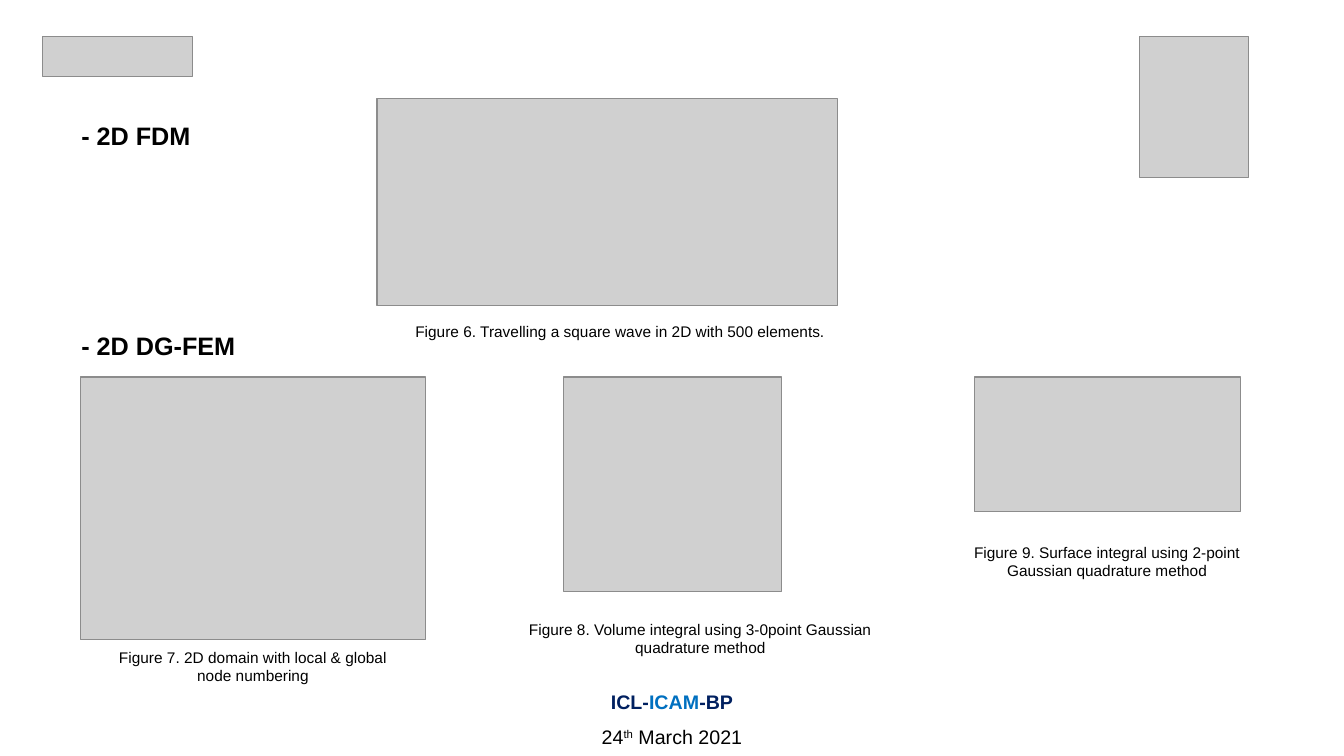
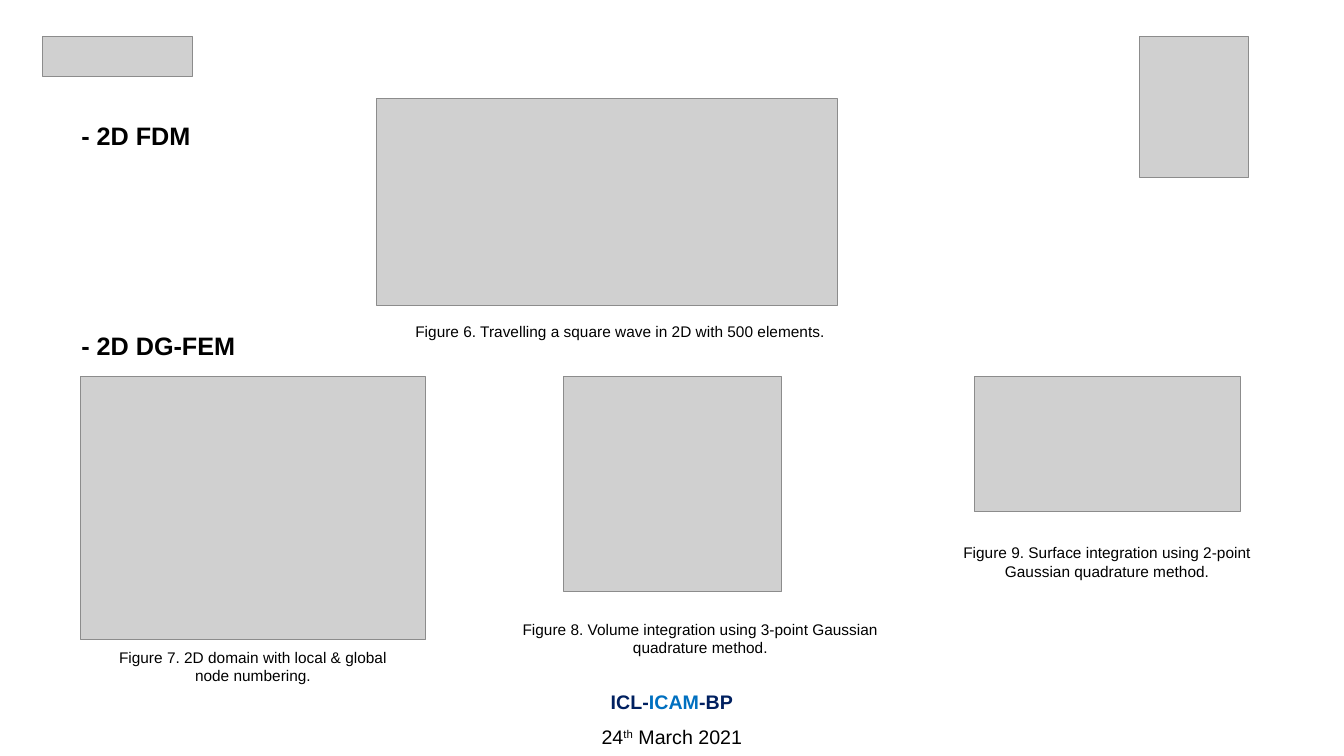
Before and after one commit to Amin-Nadimy/Wave-Equation, a slide deck: slide 6 of BP/BP-ICAM 24 Mar 2021.pptx. Drawn at 1344x756 pixels with LibreOffice and Linux fonts; fonts in the diff are those of the drawing; grey boxes stand for pictures. Boxes give left, top, right and bottom in pixels: in the first picture for what was removed or moved away, otherwise in the second. Text is boxed around its words. In the diff, an @@ line names an element or a change of style, - is before the commit and + after.

```diff
--- a/BP/BP-ICAM 24 Mar 2021.pptx
+++ b/BP/BP-ICAM 24 Mar 2021.pptx
@@ text at <box>963,547,1250,580</box>: text changed @@
-Figure 9. Surface integral using 2-point Gaussian quadrature method
+Figure 9. Surface integration using 2-point Gaussian quadrature method.
@@ text at <box>523,624,877,657</box>: text changed @@
-Figure 8. Volume integral using 3-0point Gaussian quadrature method
+Figure 8. Volume integration using 3-point Gaussian quadrature method.
@@ text at <box>119,652,386,684</box>: text changed @@
-Figure 7. 2D domain with local & global node numbering
+Figure 7. 2D domain with local & global node numbering.
```
Also in this commit, not shown: 4 other slides changed, 1 slide added, 7 other files.
